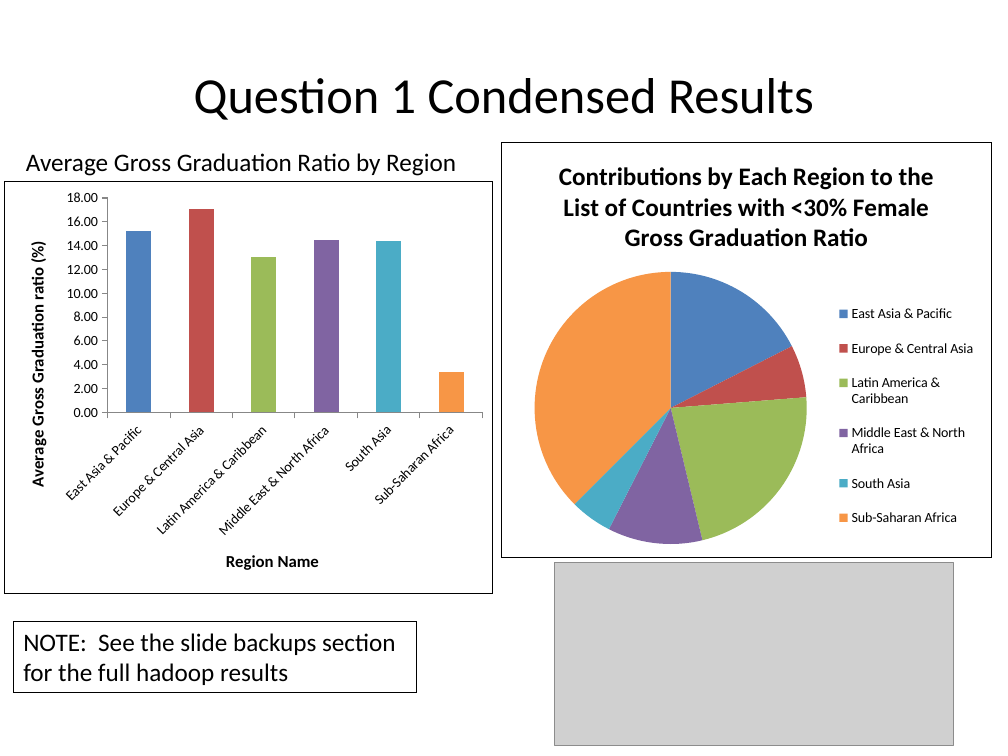
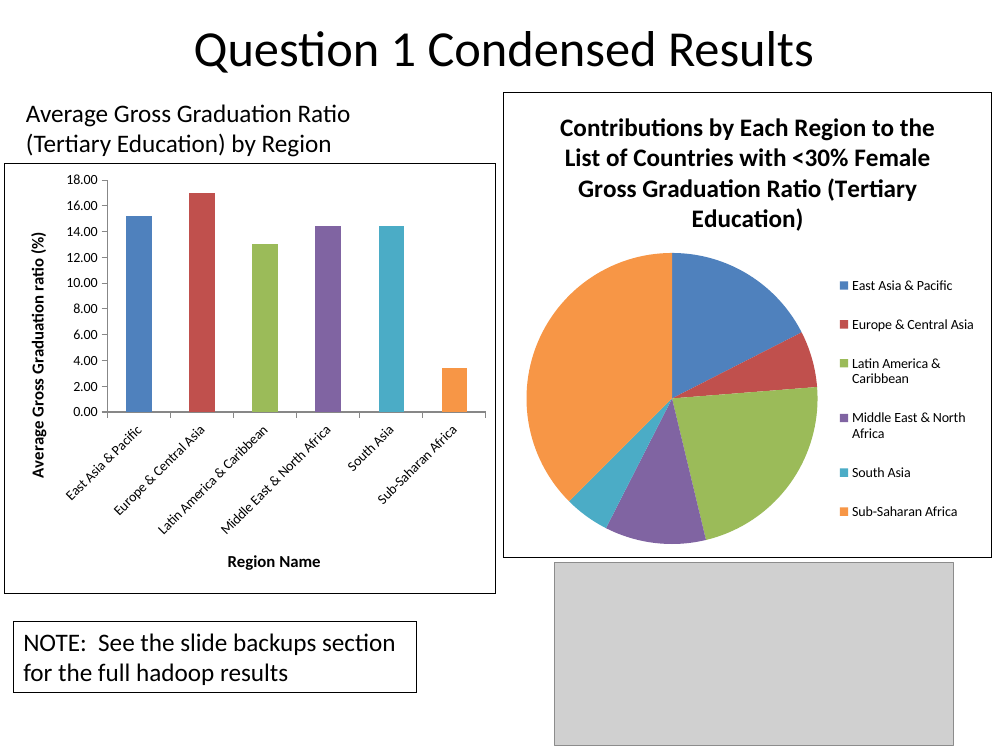
Before and after one commit to Dec-17-Big-Data/project1-bkeeper94, a slide deck: slide 3 of Project1-Presentation-Ben-Keeper.pptx. Drawn at 1008x756 pixels with LibreOffice and Linux fonts; fonts in the diff are those of the drawing; grey boxes stand for pictures. Boxes give left, top, right and bottom in pixels: in the first picture for what was removed or moved away, otherwise in the second. Text is boxed around its words. In the diff, an @@ line names an element or a change of style, - is before the commit and + after.

```diff
--- a/Project1-Presentation-Ben-Keeper.pptx
+++ b/Project1-Presentation-Ben-Keeper.pptx
@@ title "Question 1 Condensed Results": place and size @@
-title "Question 1 Condensed Results" at [194,78,814,120]
+title "Question 1 Condensed Results" at [194,31,814,73]
@@ text at [26,104,351,157]: text changed @@
-Average Gross Graduation Ratio by Region
+Average Gross Graduation Ratio
+(Tertiary Education) by Region
@@ pie chart at [504,93,992,558] @@
@@ title "Contributions by Each Region to the List of Countries with <30% Female Gross Graduation Ratio" to "Contributions by Each Region to the List of Countries with <30% Female Gross Graduation Ratio (Tertiary Education)" @@
@@ pie chart: place and size @@
-pie chart at [501,143,991,558]
+pie chart at [504,93,992,558]
@@ column chart: place and size @@
-column chart at [5,181,492,593]
+column chart at [5,163,496,593]
```
Also in this commit, not shown: 11 other slides changed, 2 other files.
